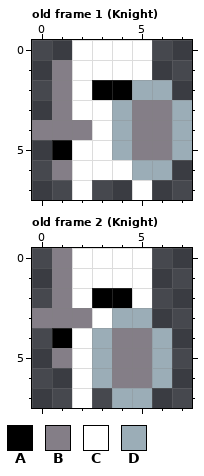
Pixel-art file -- content/textures/white_knight.ase. The picture above is the old version.
8x8 pixels, 6 frames. Shown: old frame 1 (Knight), old frame 2 (Knight). The commit also changed other frames, which this record leaves out.
Visible layers, top first: "sword", "shield", "body", "Arrow".
Palette (. is transparent): A #000000  B #847e87  C #ffffff  D #9badb7
Pixels before, old frame 1 (Knight), first column x 0:
0 ..CCCC..
1 .BCCCC..
2 .BCAADD.
3 .BCCDBBD
4 BBBCDBBD
5 .ACCDBBD
6 .BCCCDD.
7 ..C..C..
Pixels before, old frame 2 (Knight), first column x 0:
0 .BCCCC.
1 .BCCCC.
2 .BCAAC.
3 BBBCDD.
4 .ACDBBD
5 .BCDBBD
6 ..CDBBD
7 ..C.DD.
After:
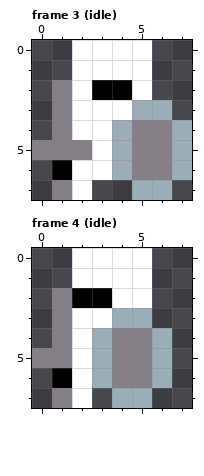
A new or re-ordered frame is compared with the old frame closest to it.
Diff:
frames 6 -> 12
Frame 3 (idle) is new; against old frame 1 (Knight), layers "sword", "shield":
y 1: x 1 B -> .
y 2: x 5..6 DD -> C.
y 3: x 4..7 DBBD -> CDD.
y 4: x 0 B -> .; x 2 B -> C
y 5: x 0..2 .AC -> BBB
y 6: x 1 B -> A; x 4..7 CDD. -> DBBD
y 7: x 1 . -> B; x 5..6 C. -> DD
Frame 4 (idle) is new; against old frame 2 (Knight), layers "sword", "shield":
y 0..1: x 1 B -> .
y 2: x 2 C -> A; x 4 A -> C
y 3: x 0 B -> .; x 2 B -> C
y 4: x 1 A -> B
y 5: x 0 . -> B
y 6: x 1 . -> A
y 7: x 1 . -> B
Pixel boxes of the changes (left, top, right, bottom) in both pictures:
changed: (32, 60, 192, 200)
changed: (32, 248, 132, 408)
